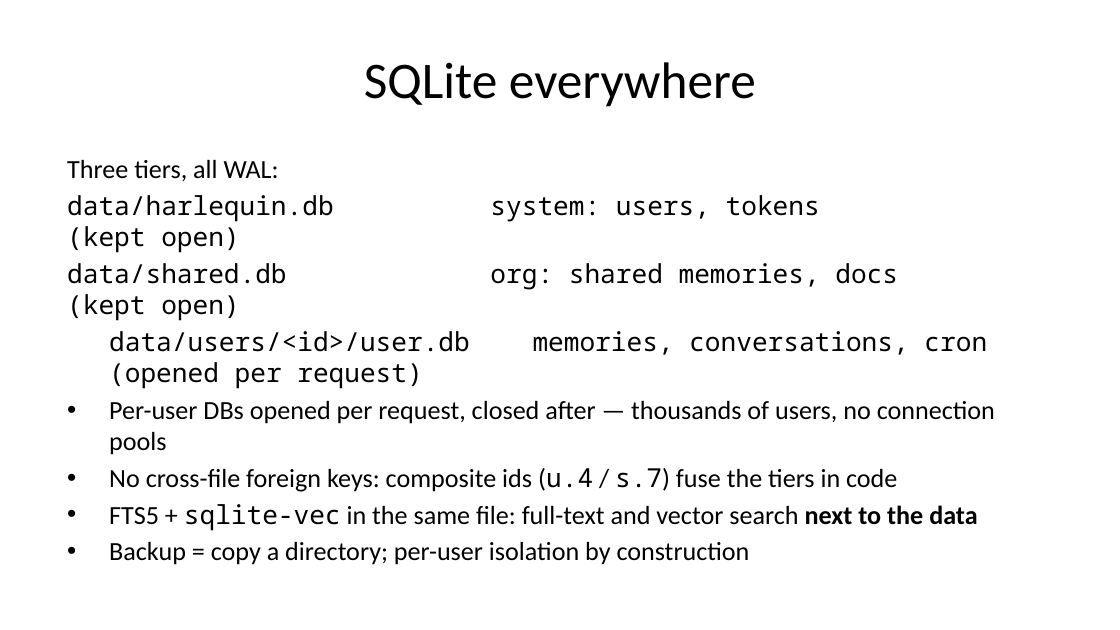
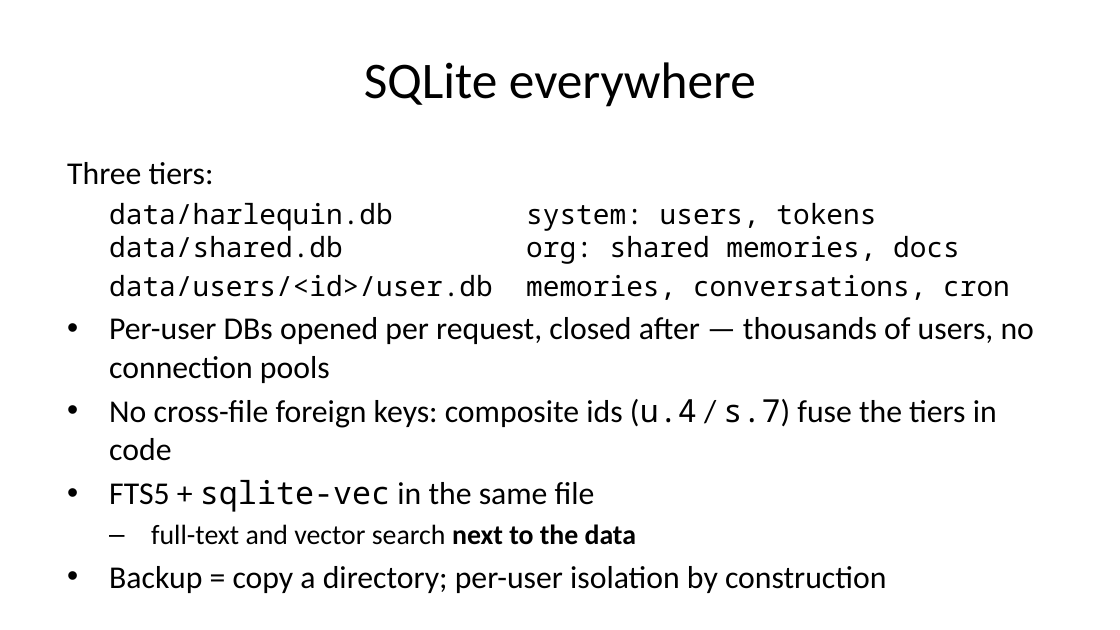
Before and after one commit to ivoras/harlequin, a slide deck: slide 17 of docs/croai2026/slides-pptx.pptx. Drawn at 1120x630 pixels with LibreOffice and Linux fonts; fonts in the diff are those of the drawing. Boxes give left, top, right and bottom in pixels: in the first picture for what was removed or moved away, otherwise in the second. Text is boxed around its words. In the diff, an @@ line names an element or a change of style, - is before the commit and + after.

```diff
--- a/docs/croai2026/slides-pptx.pptx
+++ b/docs/croai2026/slides-pptx.pptx
@@ text at (67,162,1010,300): text changed; size 16.8 to 17.9 pt @@
-Three tiers, all WAL:
-data/harlequin.db system: users, tokens (kept open)
-data/shared.db org: shared memories, docs (kept open)
-data/users/<id>/user.db memories, conversations, cron (opened per request)
+Three tiers:
+data/harlequin.db system: users, tokens data/shared.db org: shared memories, docs
+data/users/<id>/user.db memories, conversations, cron
@@ text at (109,317,1034,593): size 16.8 to 20.4 pt in "Per-user DBs opened per request, closed after ...", "No cross-file foreign keys: composite ids (u.4 ...", "Backup = copy a directory; per-user isolation ..." @@
@@ text at (109,480,636,545): text changed; size 16.8 to 17.9 pt @@
-• FTS5 + sqlite-vec in the same file: full-text and vector search next to the data
+• FTS5 + sqlite-vec in the same file
+  – full-text and vector search next to the data
```
Also in this commit, not shown: 1 slide added, 3 other files.
